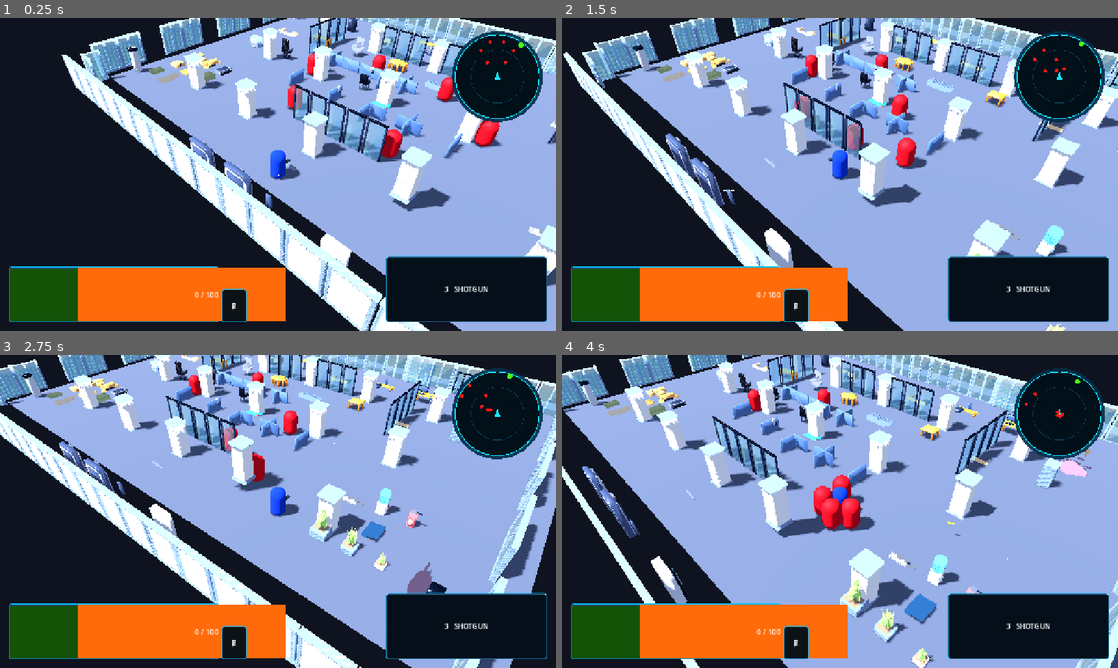
Above: before the commit, frames 1-4 (two rows, left to right).
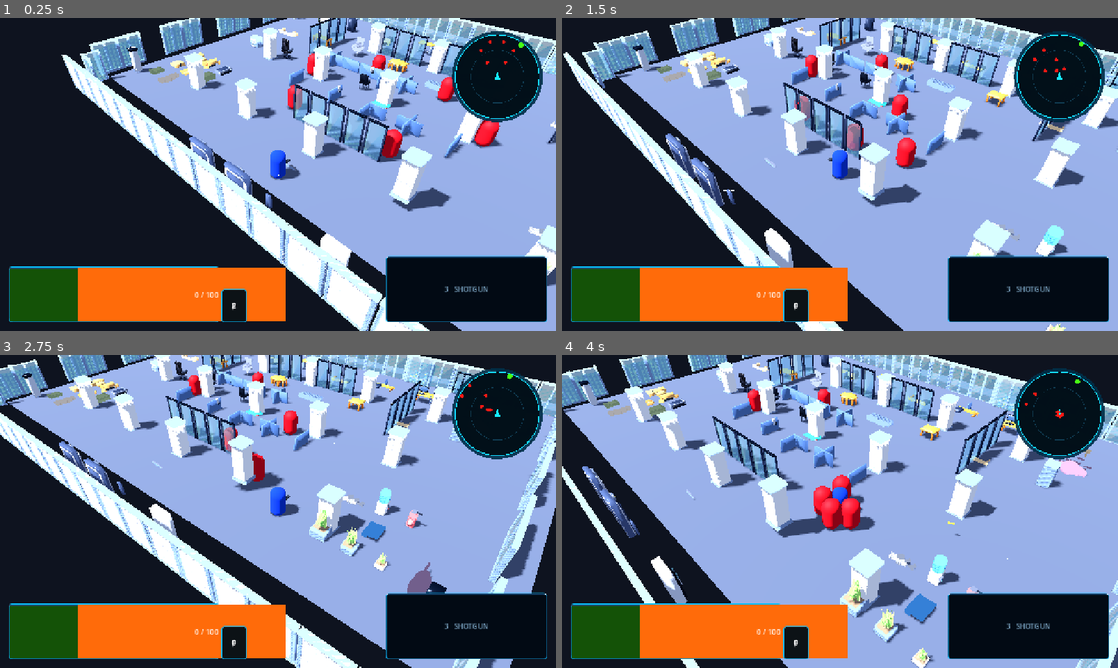
Above: after the commit, the same moments.

Repository: bageus/Infection-shooter
Game: Godot game, scene res://game/bootstrap/app/main.tscn
Two runs of this game, one before a commit and one after it. Both use one fixed random seed, a clock stepped at 60 frames per second and the inputs below.
Inputs (mouse positions are in pixels of both pictures, inside the frame that each line leads up to):
- Up to frame 1 (0.25 s): no input
- Up to frame 2 (1.5 s): move the mouse to (962, 158) at 0.52 s; hold D (move_right) 0.53-1.28 s; tap F (antidote) at 0.6, 1.35 s; move the mouse to (728, 190) at 1.27 s; hold S (move_down) from 1.28 s (still down)
- Up to frame 3 (2.75 s): move the mouse to (333, 442) at 2.02 s; release S (move_down) at 2.03 s; hold D (move_right) from 2.03 s (still down); tap Q (camera_left) at 2.1 s; tap F (antidote) at 2.3 s
- Up to frame 4 (4 s): move the mouse to (812, 574) at 2.77 s; release D (move_right) at 2.78 s; hold W (move_up) 2.78-3.53 s; tap E (camera_right) at 2.85 s; tap F (antidote) at 3.05, 3.8 s; move the mouse to (1006, 558) at 3.52 s; press the mouse at (1006, 558) at 3.53 s; hold A (move_left) from 3.53 s (still down)

The runs differ from the first frame. In frame 1, 0.2% of the frame differs, in the area x 69-98%, y 76-97%; in frame 2, 0.2%, in the area x 41-98%, y 76-97%; in frame 3, 0.2%; in frame 4, 0.2%.
Error before the commit: Invalid assignment of property or key 'text' with value of type 'String' on a base object of type 'null instance'. (res://game/presentation/prototype_hud/proto…

Commit message:
fix: correct antidote HUD node path

Diff:
--- a/game/presentation/prototype_hud/prototype_hud.gd
+++ b/game/presentation/prototype_hud/prototype_hud.gd
@@ -8,7 +8,7 @@
 @onready var mutation_value: Label = $HealthPanel/MutationValue
 @onready var critical_marker: ColorRect = $HealthPanel/CriticalMarker
 @onready var armor_segments: HBoxContainer = $HealthPanel/ArmorSegments
-@onready var antidote_count: Label = $HealthPanel/AntidoteCount
+@onready var antidote_count: Label = $AntidotePanel/AntidoteCount
 @onready var weapon_name: Label = $WeaponPanel/WeaponName
 @onready var magazine: Label = $WeaponPanel/Magazine
 @onready var reserve: Label = $WeaponPanel/Reserve
